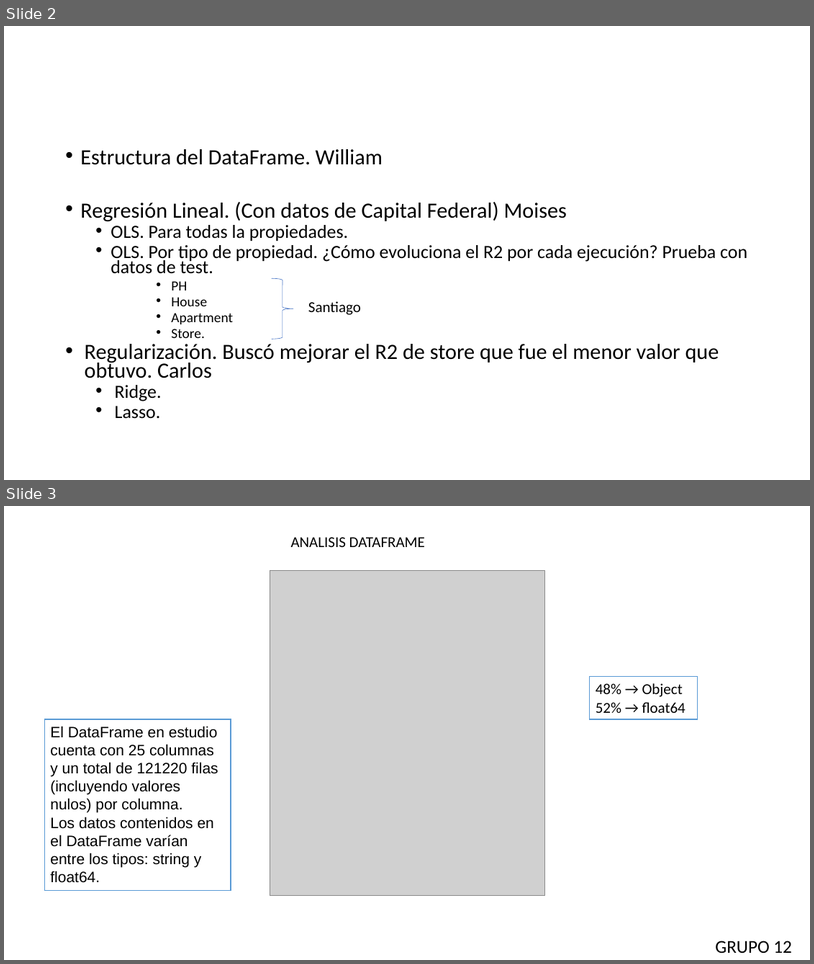
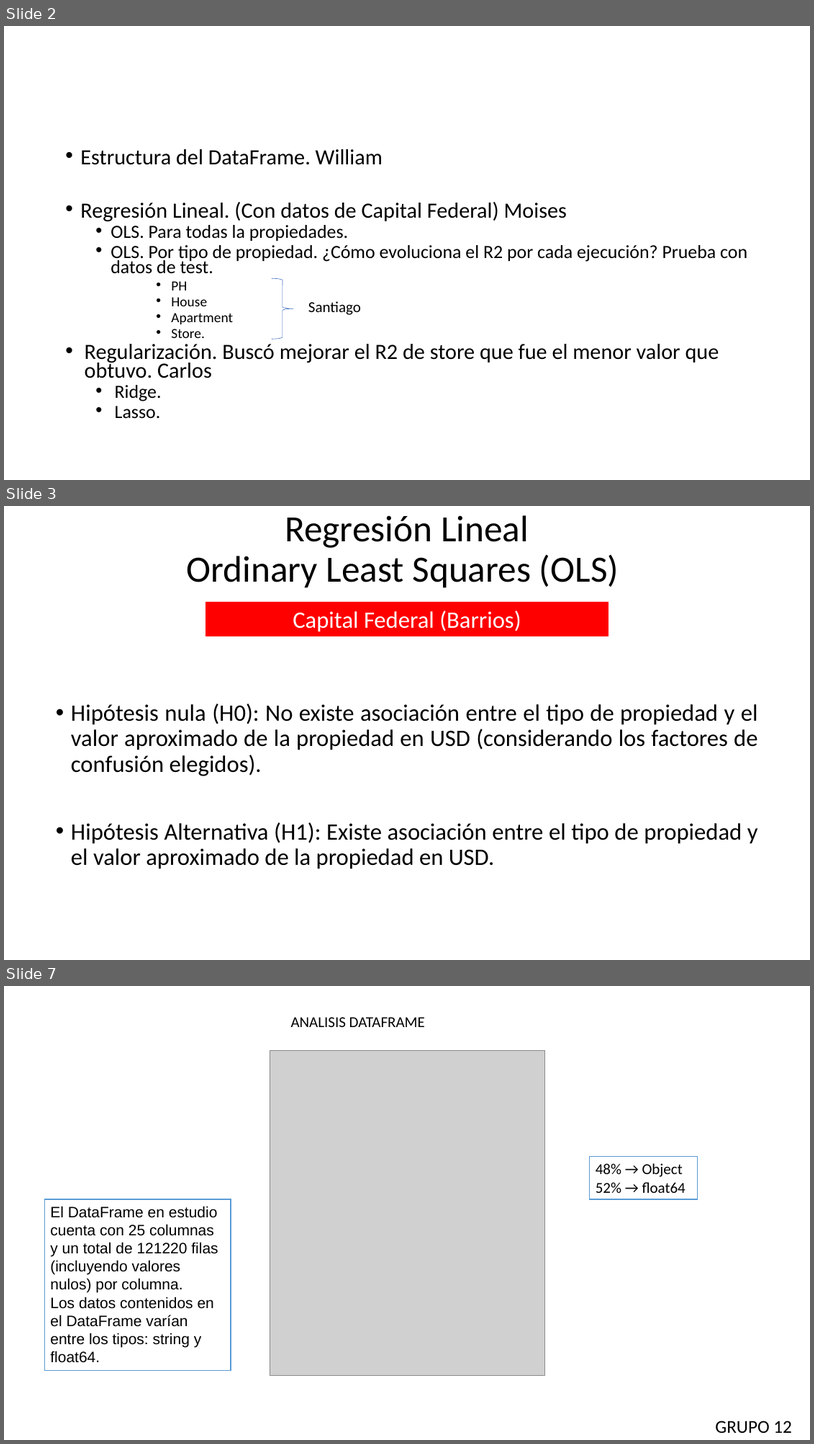
Before and after one commit to asasa293/limpieza_datos, a slide deck: TP2/TP2_GRUPO12.pptx. Shown one above the other, each under a label of ours: slides 2 and 3 before the commit, slides 2, 3 and 7 after it; the slides between them are not shown. The pictures are 814x964 and 814x1444 pixels, drawn with LibreOffice and Linux fonts; fonts in the diff are those of the drawing; grey boxes stand for pictures. Boxes give left, top, right and bottom in pixels: in the first picture for what was removed or moved away, otherwise in the second. Text is boxed around its words. In the diff, an @@ line names an element or a change of style, - is before the commit and + after.

```diff
--- a/TP2/TP2_GRUPO12.pptx
+++ b/TP2/TP2_GRUPO12.pptx
@@ slide 3 added at (4,506,810,960), background #FFFFFF @@
@@ title added at (186,515,619,588), 44 pt, text #000000 @@
+Regresión Lineal
+Ordinary Least Squares (OLS)
@@ rectangle added at (206,602,608,636), fill #FF0000, 28 pt, text #FFFFFF @@
+Capital Federal (Barrios)
@@ text added at (71,703,759,869), 28 pt, text #000000 @@
+• Hipótesis nula (H0): No existe asociación entre el tipo de propiedad y el valor aproximado de la propiedad en USD (considerando los factores de confusión elegidos).
+• Hipótesis Alternativa (H1): Existe asociación entre el tipo de propiedad y el valor aproximado de la propiedad en USD.
@@ what was slide 3 is now slide 7 @@
```
Also in this commit, not shown: 3 other slides added, 1 other file.
